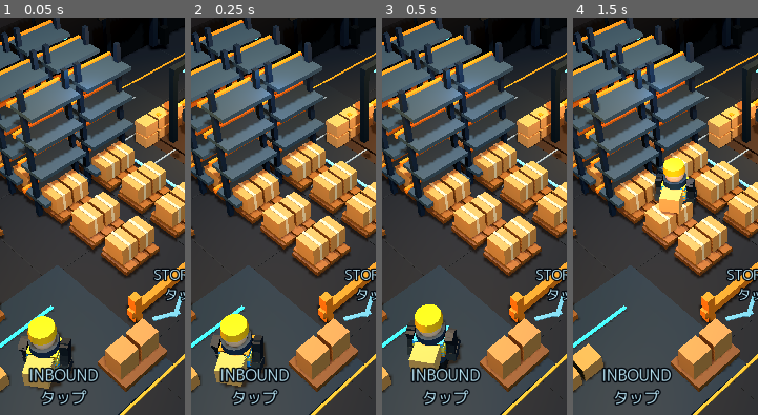
Above: before the commit, frames 1-4 (left to right).
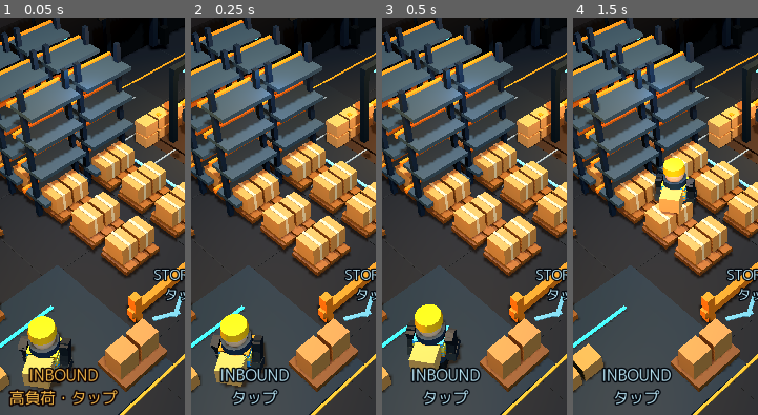
Above: after the commit, the same moments.

Repository: 48wr9f4wgp-lab/Logistics-Boss
Game: Godot game, scene res://scenes/main.tscn
Same seed, same stepped clock (60 frames per second), same inputs: the game is played once before the commit and once after it.
Inputs:
- Up to frame 1 (0.05 s): no input
- Up to frame 2 (0.25 s): no input
- Up to frame 3 (0.5 s): no input
- Up to frame 4 (1.5 s): click "1×" at 0.5 s; click "2×" at 1.25 s
The pictures show only the part of the screen within x 5-55%, y 33-83%; the shares and areas given below are measured in that part.

The runs differ from the first frame. In frame 1, 2.4% of the frame differs, in the area x 4-65%, y 88-98%; in frame 2, nothing differs; in frame 3, nothing differs; in frame 4, nothing differs.

Commit message:
Wire Management Zone navigation and live Zone status

Diff:
--- a/godot/main.gd
+++ b/godot/main.gd
@@ -43,7 +43,7 @@
 
     var zone_interaction: WarehouseZoneInteractionView = WarehouseZoneInteractionScript.new()
     view.add_child(zone_interaction)
-    zone_interaction.bind(view)
+    zone_interaction.bind(view, sim)
 
     var construction_preview: WarehouseConstructionPreviewView = WarehouseConstructionPreviewViewScript.new()
     view.add_child(construction_preview)
@@ -99,6 +99,8 @@
             hud._toggle_sheet()
         zone_panel.open_zone(zone_key)
     )
+    if hud.has_signal("zone_navigation_requested"):
+        hud.connect("zone_navigation_requested", Callable(zone_panel, "open_zone"))
     if hud._manage_button != null:
         hud._manage_button.pressed.connect(zone_panel.close)
 
